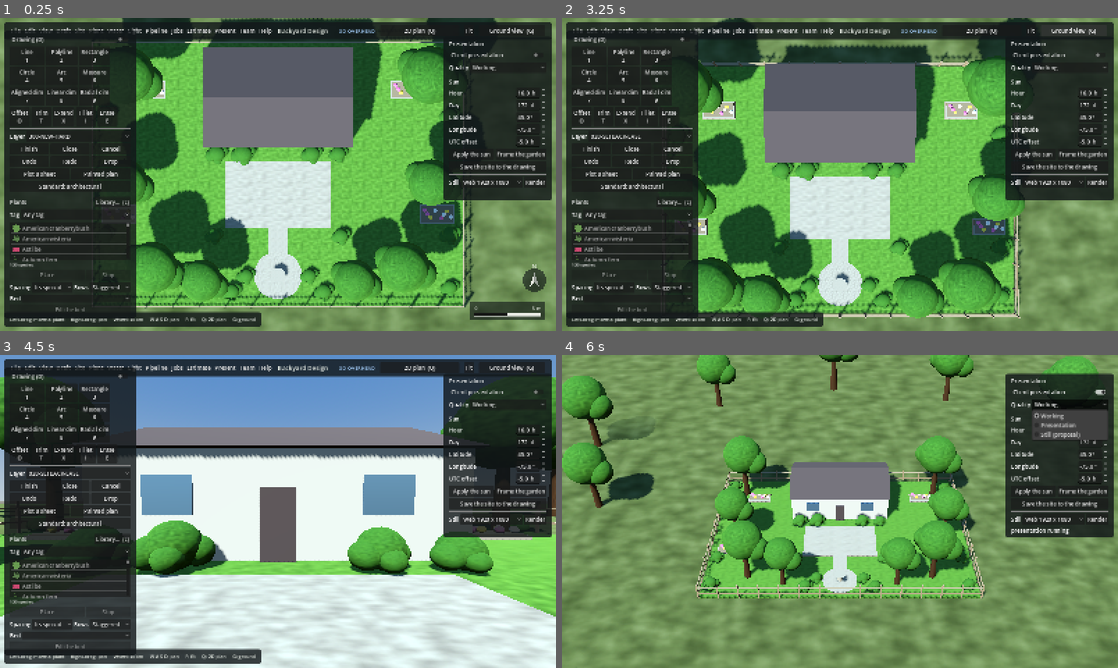
Above: before the commit, frames 1-4 (two rows, left to right).
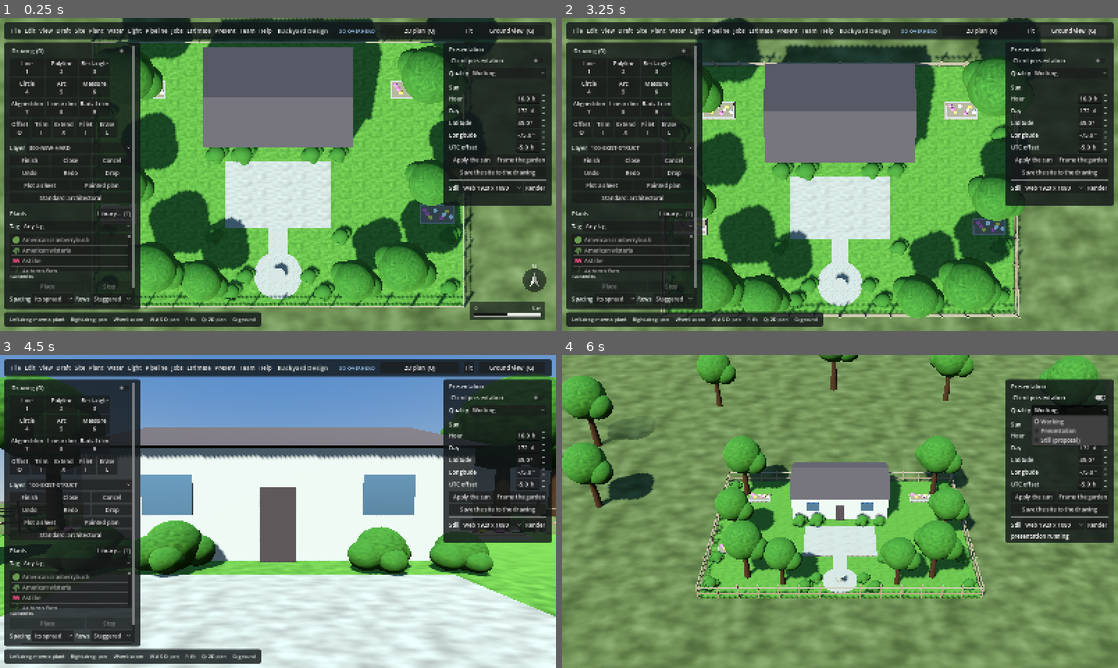
Above: after the commit, the same moments.

Repository: evanmac03/landscaping-planner
Game: Godot game, scene res://scenes/main.tscn
The game is run twice, just before and just after one commit, with the same random seed, the same clock (stepped at 60 frames per second) and the same inputs.
Inputs (mouse positions are in pixels of both pictures, inside the frame that each line leads up to):
- Up to frame 1 (0.25 s): no input
- Up to frame 2 (3.25 s): click "300-NEW-HARD" at 0.5 s; click "300-NEW-HARD" at 1.25 s; click "Fit" at 2 s; click "Ground view (G)" at 2.75 s
- Up to frame 3 (4.5 s): tap Enter (draft_finish) at 3.5 s; move the mouse to (400, 495) at 3.52 s; hold W (move_forward) 3.53-4.25 s; tap 5 (draft_arc) at 3.6 s; click (400, 495) at 3.67 s; drag from (166, 527) to (250, 574) at 4.27 s
- Up to frame 4 (6 s): click "Client presentation" at 5 s; click "Working" at 5.75 s

The runs differ from the first frame. In frame 1, 8.5% of the frame differs, in the area x 0-100%, y 4-96%; in frame 2, 8.6%; in frame 3, 9.6%; in frame 4, 4.0%.

Commit message:
Stop the HUD panels overlapping each other
Four panels were drawn on top of one another. Every one of them is laid
out by anchors or by its own contents, so the only way to know was to let
the engine place them and read the rectangles back.

- Palette grew from the centre of the screen (y 37..863) and so sat over
  the top bar's lower edge and the hint line's top. It is now anchored
  top-left at y 70..838, clear of both, and the column of tools and the
  plant list scroll inside it rather than pushing the panel taller.
- Presentation panel started at y 54, two pixels into the top bar. Moved
  to y 70.
- DraftHints opened over the compass and the scale bar in the bottom-right
  corner. Moved to the bottom centre, where nothing else is.
- The painted plan is a view of the garden, not a working view, so the top
  bar, the palette, the tool hints, the hint line and the compass overlay
  all go away while it is open, the way they already do for a
  presentation. The presentation panel goes away with them.

tools/hud_layout_check.tscn instances the real game, forces each panel up,
measures its rectangle and reports which ones meet, and compares the top
bar row's minimum width against the width it has. It is how the above was
found and how it stays found.

Verified: full suite 2429 passed, 0 failed, no errors; live run of
res://scenes/main.tscn reports "Session has no errors" with the top bar,
palette, presentation panel, hint line and compass all clear of each
other, and the painted plan showing only the sheet and its own Close.

Diff:
--- a/scenes/ui/hud.tscn
+++ b/scenes/ui/hud.tscn
@@ -126,16 +126,16 @@
 unique_name_in_owner = true
 visible = false
 layout_mode = 1
-anchors_preset = 3
-anchor_left = 1.0
-anchor_top = 1.0
-anchor_right = 1.0
-anchor_bottom = 1.0
-offset_left = -572.0
-offset_top = -142.0
-offset_right = -12.0
-offset_bottom = -12.0
-grow_horizontal = 0
+anchors_preset = 7
+anchor_left = 0.5
+anchor_top = 1.0
+anchor_right = 0.5
+anchor_bottom = 1.0
+offset_left = -374.0
+offset_top = -222.0
+offset_right = 374.0
+offset_bottom = -62.0
+grow_horizontal = 2
 grow_vertical = 0
 mouse_filter = 2
 theme_override_styles/panel = SubResource("StyleBoxFlat_panel")
@@ -152,19 +152,23 @@
 unique_name_in_owner = true
 visible = false
 layout_mode = 1
-anchors_preset = 4
-anchor_top = 0.5
-anchor_bottom = 0.5
+anchors_preset = 0
 offset_left = 12.0
-offset_top = -200.0
-offset_right = 316.0
-offset_bottom = 200.0
-grow_vertical = 2
-theme_override_styles/panel = SubResource("StyleBoxFlat_panel")
-
-[node name="PaletteColumn" type="VBoxContainer" parent="Root/Palette"]
-unique_name_in_owner = true
-layout_mode = 2
+offset_top = 70.0
+offset_right = 404.0
+offset_bottom = 838.0
+grow_horizontal = 2
+grow_vertical = 2
+theme_override_styles/panel = SubResource("StyleBoxFlat_panel")
+
+[node name="PaletteScroll" type="ScrollContainer" parent="Root/Palette"]
+layout_mode = 2
+horizontal_scroll_mode = 0
+
+[node name="PaletteColumn" type="VBoxContainer" parent="Root/Palette/PaletteScroll"]
+unique_name_in_owner = true
+layout_mode = 2
+size_flags_horizontal = 3
 theme_override_constants/separation = 5
 
 [node name="Presentation" type="PanelContainer" parent="Root"]
@@ -174,9 +178,9 @@
 anchor_left = 1.0
 anchor_right = 1.0
 offset_left = -324.0
-offset_top = 54.0
+offset_top = 70.0
 offset_right = -12.0
-offset_bottom = 54.0
+offset_bottom = 70.0
 grow_horizontal = 0
 grow_vertical = 1
 theme_override_styles/panel = SubResource("StyleBoxFlat_panel")
--- a/scripts/hud.gd
+++ b/scripts/hud.gd
@@ -419,13 +419,23 @@
 	# The legend and the palette both go away on the ground, where the tools do
 	# nothing at all.
 	var overhead: bool = view_controller.mode != ViewController.ViewMode.GROUND
-	# A presentation is not a working view, so none of the working furniture is in
-	# it: the panel that ends the presentation is the one thing that stays.
-	draft_hints.visible = overhead and view_controller.is_drafting() and not _presenting
+	# A presentation, or the painted plan, is a view of the garden rather than a working view, so none
+	# of the working furniture is on screen in either one. Two exceptions: the presentation panel holds
+	# the switch that ends a presentation, and the painted sheet carries its own Close.
+	var painted: bool = painted_sheet != null and painted_sheet.visible
+	var working: bool = not _presenting and not painted
+	draft_hints.visible = working and overhead and view_controller.is_drafting()
 	if palette.get_child_count() > 0:
-		palette.visible = overhead and not _presenting
+		palette.visible = working and overhead
 		_refresh_palette()
 		_refresh_plant_panel()
+	if top_bar != null:
+		top_bar.visible = working
+	if overlay != null:
+		overlay.visible = working
+	if presentation_panel != null:
+		presentation_panel.visible = presentation != null and not painted
+	_apply_hints_visibility()
 	# A presentation is a view of the garden rather than of the drawing, so the
 	# painted sheet goes away with the rest of the drawing's furniture.
 	if _presenting and painted_sheet.visible:
@@ -3065,10 +3075,12 @@
 	open_survey_panel(parsed)
 
 
-## Show the line of hints or not, remembering that a presentation takes them away as well.
+## Show the line of hints or not, remembering that a presentation and the painted sheet take them away
+## as well. Called every frame, so the one flag plus the two modes is the whole rule.
 func _apply_hints_visibility() -> void:
 	if hints != null:
-		hints.visible = _show_hints and not _presenting
+		var painted: bool = painted_sheet != null and painted_sheet.visible
+		hints.visible = _show_hints and not _presenting and not painted
 
 
 # --- hatching a region ---------------------------------------------------------------------
--- /dev/null
+++ b/tools/hud_layout_check.gd
@@ -0,0 +1,116 @@
+extends Node
+
+## A dev tool: instance the real game, then measure every HUD panel's on-screen rectangle and report
+## which ones meet. The panels are laid out by anchors and by their own contents, so the only honest
+## way to know whether they collide is to let the engine lay them out and read the rectangles back.
+##
+## Run it with run_scene and read the console:
+##     res://tools/hud_layout_check.tscn
+
+const MAIN := preload("res://scenes/main.tscn")
+
+const PANELS: Array[String] = [
+	"TopBar", "Hints", "DraftHints", "Palette", "Presentation", "PaintedSheet",
+	"KeysPanel", "SiteReportPanel", "SurveyPanel", "DxfPanel",
+	"HatchPanel", "WaterPanel", "LightPanel", "PlantWindow",
+]
+
+## Panels that are on screen with nothing opened: a collision with one of these is one a person sees.
+const ALWAYS: Array[String] = ["TopBar", "Hints", "Presentation"]
+
+## Full-screen modes: they cover the drawing on purpose, so they are measured but never called a clash.
+const OVERLAY_MODE: Array[String] = ["PaintedSheet"]
+
+## Panels built as a full-rect centering wrapper: the wrapper is a transparent, click-through device
+## that spans the screen, so measuring it would report a clash with everything. Measure the page inside.
+const PAGE_OF: Dictionary = {
+	"KeysPanel": "Page", "SiteReportPanel": "Page", "SurveyPanel": "Page", "DxfPanel": "Page",
+	"HatchPanel": "Page", "WaterPanel": "Page", "LightPanel": "Page",
+}
+
+
+func _ready() -> void:
+	var main: Node = MAIN.instantiate()
+	add_child(main)
+	for i in 5:
+		await get_tree().process_frame
+	var root: Control = main.get_node_or_null(^"Hud/Root") as Control
+	if root == null:
+		print("LAYOUT: no Hud/Root")
+		return
+	# The Hud rewrites panel visibility every frame; stop it so a forced panel stays forced.
+	var hud: Node = main.get_node_or_null(^"Hud")
+	if hud != null:
+		hud.set_process(false)
+		hud.set_process_input(false)
+
+	print("=== HUD LAYOUT (viewport %d x %d) ===" % [int(root.size.x), int(root.size.y)])
+
+	var measured: Dictionary = {}
+	var shown: Dictionary = {}
+	for panel_name in PANELS:
+		var node: Control = root.get_node_or_null(NodePath(panel_name)) as Control
+		if node == null:
+			print("  %-16s -" % panel_name)
+			continue
+		var was: bool = node.visible
+		node.visible = true
+		await get_tree().process_frame
+		# A centering wrapper is measured through to its page; everything else is measured as it stands.
+		var page: Control = node
+		if PAGE_OF.has(panel_name):
+			page = node.get_node_or_null(NodePath(String(PAGE_OF[panel_name]))) as Control
+			if page == null:
+				page = node
+		var r: Rect2 = page.get_global_rect()
+		node.visible = was
+		measured[panel_name] = r
+		shown[panel_name] = was
+		print("  %-16s x %7.1f .. %-7.1f  y %7.1f .. %-7.1f   (%s)" % [
+			panel_name, r.position.x, r.end.x, r.position.y, r.end.y,
+			"on by default" if was else "opened from a menu",
+		])
+
+	var top_bar: Control = root.get_node_or_null(^"TopBar") as Control
+	var row: Control = root.get_node_or_null(^"TopBar/Row") as Control
+	if top_bar != null and row != null:
+		var wants: float = row.get_combined_minimum_size().x
+		print("  TopBar row wants %.1f px, panel is %.1f px  ->  %s" % [
+			wants, top_bar.size.x,
+			"FITS" if wants <= top_bar.size.x else "OVERFLOWS BY %.1f px" % (wants - top_bar.size.x),
+		])
+
+	print("--- panel rectangles that meet ---")
+	var names: Array = measured.keys()
+	var clashes := 0
+	var touching := 0
+	for i in names.size():
+		for j in range(i + 1, names.size()):
+			var a: String = names[i]
+			var b: String = names[j]
+			var ra: Rect2 = measured[a]
+			var rb: Rect2 = measured[b]
+			if not ra.intersects(rb):
+				continue
+			if a in OVERLAY_MODE or b in OVERLAY_MODE:
+				continue
+			var live: bool = (a in ALWAYS) or (b in ALWAYS)
+			if live:
+				clashes += 1
+			else:
+				touching += 1
+			print("  %-14s x %-14s   %s" % [
+				a, b, "BOTH CAN BE UP -> a real clash" if live else "not up at the same time",
+			])
+	if clashes == 0:
+		print("  no clash with a panel that is always on screen")
+	if touching > 0:
+		print("  (%d further pairs that cannot be open together)" % touching)
+
+	# Leave the drafting state on screen so the capture shows the panels the check is about.
+	var draft_hints: Control = root.get_node_or_null(^"DraftHints") as Control
+	if draft_hints != null:
+		draft_hints.visible = true
+	for i in 3:
+		await get_tree().process_frame
+	print("=== END LAYOUT ===")
--- /dev/null
+++ b/tools/hud_layout_check.tscn
@@ -0,0 +1,6 @@
+[gd_scene load_steps=2 format=3]
+
+[ext_resource type="Script" path="res://tools/hud_layout_check.gd" id="1_check"]
+
+[node name="HudLayoutCheck" type="Node"]
+script = ExtResource("1_check")
Not shown, added: tools/hud_layout_check.gd.uid
